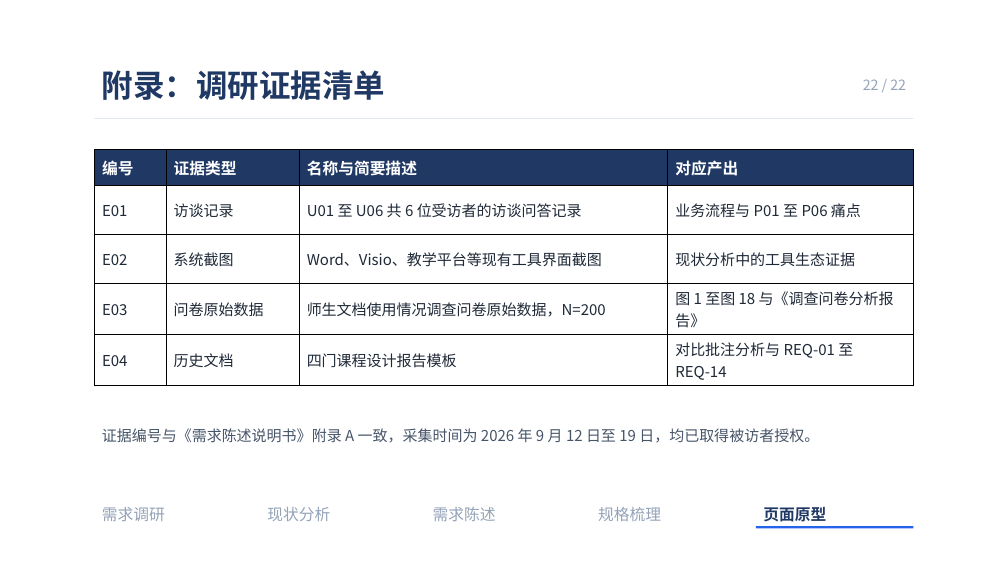
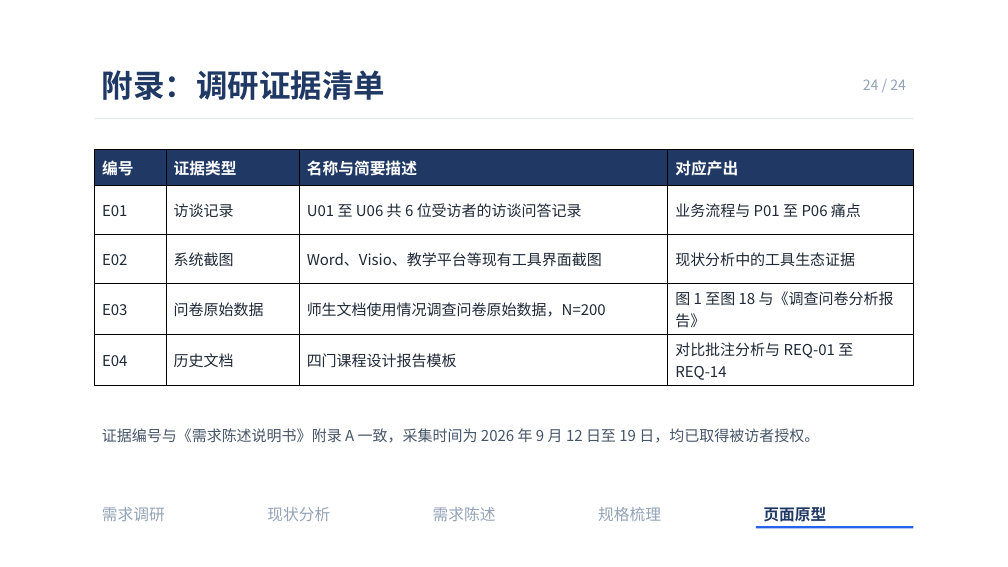
Before and after one commit to Echo-9916/EduDocAssistant, a slide deck: slide 24 of 04_演示汇报/校园智能文档助手-需求说明汇报.pptx (slide 22 before the commit). Drawn at 1008x567 pixels with LibreOffice and Linux fonts; fonts in the diff are those of the drawing. Boxes give left, top, right and bottom in pixels: in the first picture for what was removed or moved away, otherwise in the second. Text is boxed around its words. In the diff, an @@ line names an element or a change of style, - is before the commit and + after.

```diff
--- a/04_演示汇报/校园智能文档助手-需求说明汇报.pptx
+++ b/04_演示汇报/校园智能文档助手-需求说明汇报.pptx
@@ text at <box>863,79,906,90</box>: text changed @@
-22 / 22
+24 / 24
```
Also in this commit, not shown: 20 other slides changed, 2 slides added, 7 other files.
